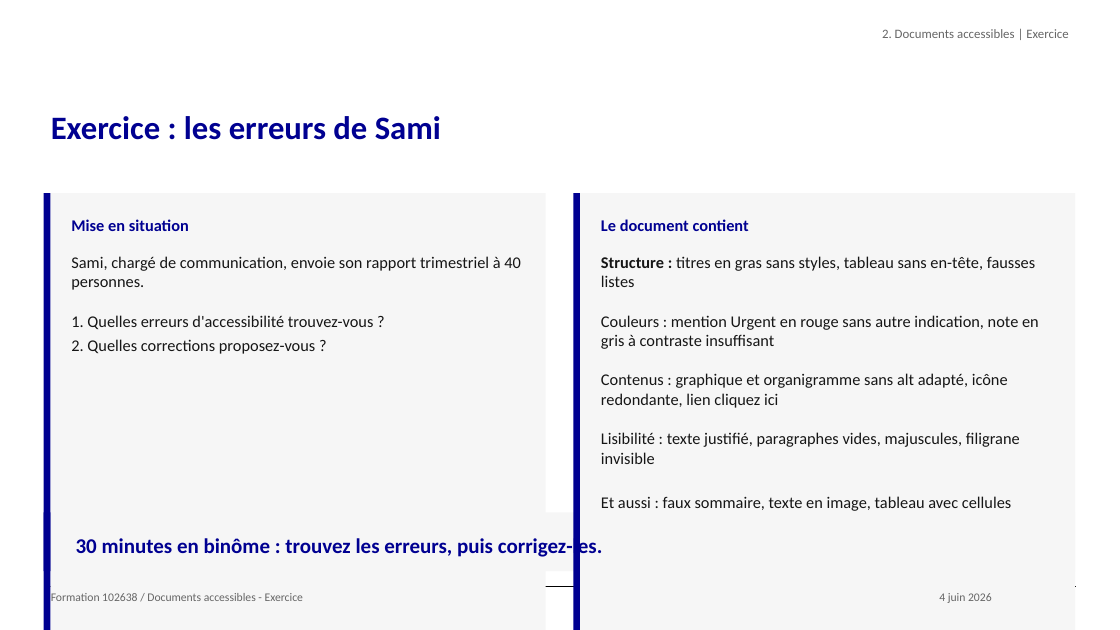
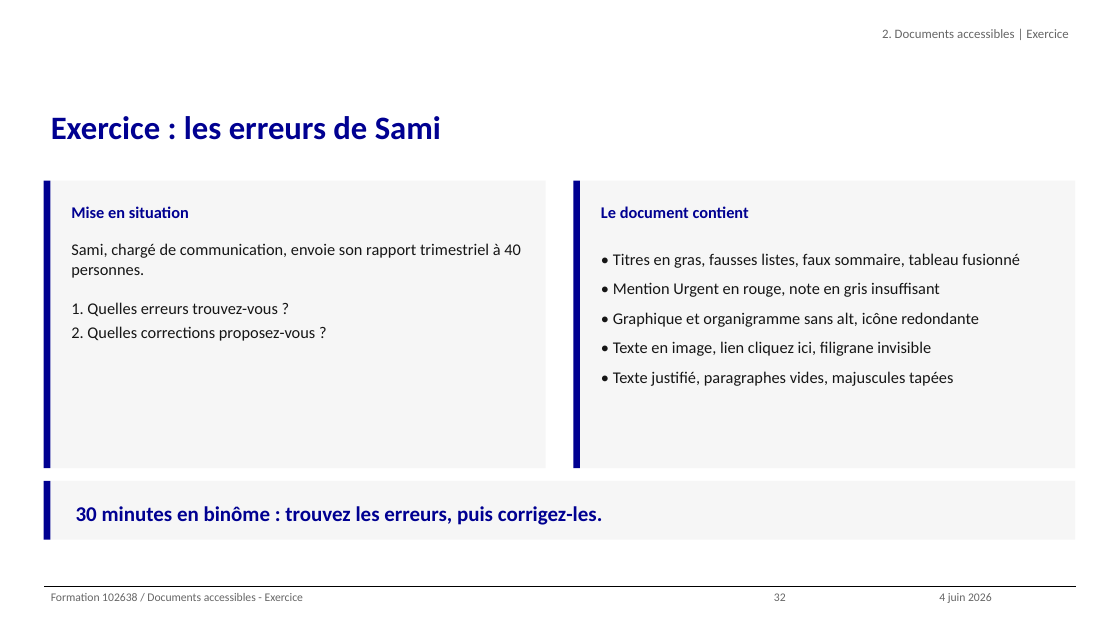
Before and after one commit to alexandra-guiderdoni/usine-fabrication-igpde-102846-ay11, a slide deck: slide 32 of formation-102638-juin-2026.pptx. Drawn at 1120x630 pixels with LibreOffice and Linux fonts; fonts in the diff are those of the drawing; background and template pictures are left out. Boxes give left, top, right and bottom in pixels: in the first picture for what was removed or moved away, otherwise in the second. Text is boxed around its words. In the diff, an @@ line names an element or a change of style, - is before the commit and + after.

Commit message:
fix: slide 32 mise en page exercice Sami (bullets compacts)

```diff
--- a/formation-102638-juin-2026.pptx
+++ b/formation-102638-juin-2026.pptx
@@ rectangle: place and size @@
-rectangle at (44,193,50,630)
+rectangle at (44,181,50,468)
@@ rectangle: place and size @@
-rectangle at (50,193,545,630)
+rectangle at (50,181,545,468)
@@ text "Mise en situation": place and size @@
-text "Mise en situation" at (71,219,189,231)
+text "Mise en situation" at (71,206,189,218)
@@ rectangle: place and size @@
-rectangle at (573,193,580,630)
+rectangle at (573,181,580,468)
@@ rectangle: place and size @@
-rectangle at (580,193,1075,630)
+rectangle at (580,181,1075,468)
@@ text "Le document contient": place and size @@
-text "Le document contient" at (601,219,749,231)
+text "Le document contient" at (601,206,749,218)
@@ text at (71,243,521,341): text changed @@
-Sami, chargé de communication, envoie son rapport trimestriel à 40 personnes.
-1. Quelles erreurs d'accessibilité trouvez-vous ?
-2. Quelles corrections proposez-vous ?
+Sami, chargé de communication, envoie son rapport trimestriel à 40 personnes.
+1. Quelles erreurs trouvez-vous ?
+2. Quelles corrections proposez-vous ?
@@ text at (613,253,1020,386): text changed @@
-Structure : titres en gras sans styles, tableau sans en-tête, fausses listes
-Couleurs : mention Urgent en rouge sans autre indication, note en gris à contraste insuffisant
-Contenus : graphique et organigramme sans alt adapté, icône redondante, lien cliquez ici
-Lisibilité : texte justifié, paragraphes vides, majuscules, filigrane invisible
-Et aussi : faux sommaire, texte en image, tableau avec cellules fusionnées
+• Titres en gras, fausses listes, faux sommaire, tableau fusionné
+• Mention Urgent en rouge, note en gris insuffisant
+• Graphique et organigramme sans alt, icône redondante
+• Texte en image, lien cliquez ici, filigrane invisible
+• Texte justifié, paragraphes vides, majuscules tapées
@@ 2 rectangles, 1 text: place and size @@
-2 rectangles, 1 text at (44,513,1075,571)
+2 rectangles, 1 text at (44,481,1075,539)
@@ text added at (774,593,786,601), 10 pt, text #666666 @@
+32
```
Also in this commit, not shown: 1 other file.
